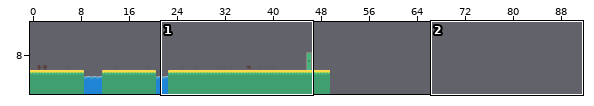
Tiled map, stored at data/maps/level8.tmx. Above, an overview of the earlier version with the close-up marked.
Close-up. Earlier state:
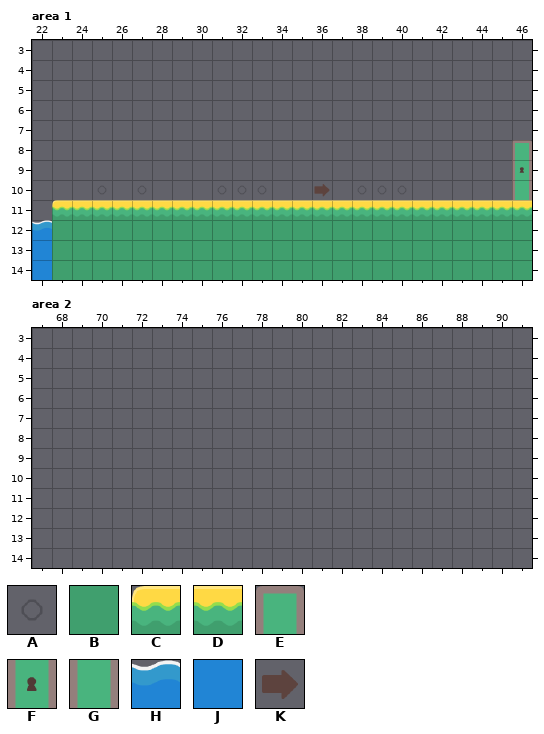
Cells are 64x64 px. Shown: area 1 x 22..46, y 3..14; area 2 x 67..91, y 3..14. The commit also changed other parts of the map, which this record leaves out. The old version is drawn lined up with the new one.
Key: from "tiles": A 12, B 66, C 67, D 68, E 130, F 152, G 174, H 232, J 254, K 262.
_ is an empty cell.
Layer "Tile Layer 1" before, area 1, first column x 22:
 3 _________________________
 4 _________________________
 5 _________________________
 6 _________________________
 7 _________________________
 8 ________________________E
 9 ________________________F
10 ___A_A___AAA__K_AAA_____G
11 _CDDDDDDDDDDDDDDDDDDDDDDD
12 HBBBBBBBBBBBBBBBBBBBBBBBB
13 JBBBBBBBBBBBBBBBBBBBBBBBB
14 JBBBBBBBBBBBBBBBBBBBBBBBB
And afterwards:
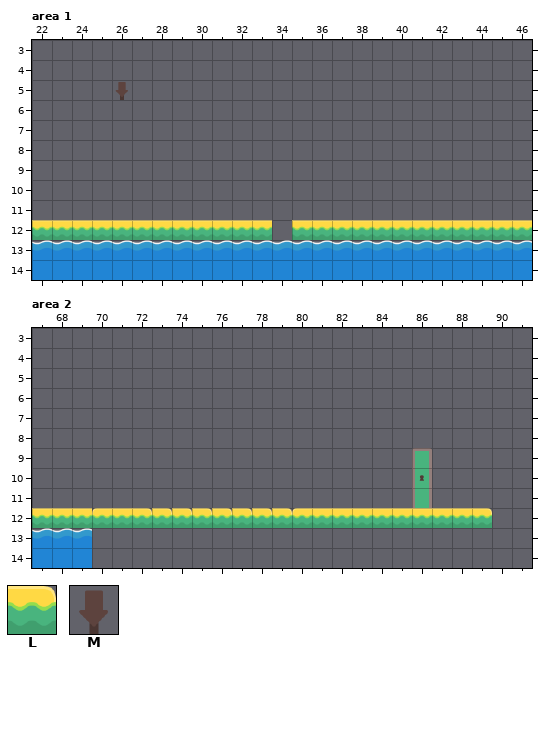
Further tiles: from "tiles": L 69, M 259.
Change:
map size 50x15 -> 100x15 cells
Layer "Tile Layer 1", area 1:
The edit turns tile B into tile D in row 12 at x 23 to 33 and 35 to 46.
The edit turns tile H into tile D in row 12 at x 22.
The edit turns tile B into tile H in row 13 at x 23 to 46.
The edit turns tile J into tile H in row 13 at x 22.
The edit turns tile B into tile J in row 14 at x 23 to 46.
There is now tile M in row 5 at x 26.
Tile B is gone in row 12 at x 34.
Tile C is gone in row 11 at x 23.
Tile D is gone in row 11 at x 24 to 46.
Tile E is gone in row 8 at x 46.
Tile F is gone in row 9 at x 46.
Tile G is gone in row 10 at x 46.
Tile K is gone in row 10 at x 36.
Layer "Tile Layer 1", area 2:
There is now tile C in row 12 at x 70 and 80.
There is now tile D in row 12 at x 67 to 69, 71 and 81 to 88.
There is now tile E in row 9 at x 86.
There is now tile F in row 10 at x 86.
There is now tile G in row 11 at x 86.
There is now tile H in row 13 at x 67 to 69.
There is now tile J in row 14 at x 67 to 69.
There is now tile L in row 12 at x 72 to 79 and 89.
Boxes around the changes in both close-ups, in picture pixels (x1, y1, x2, y2):
added: (115, 82, 128, 100)
changed: (32, 140, 532, 280)
added: (32, 448, 492, 568)
